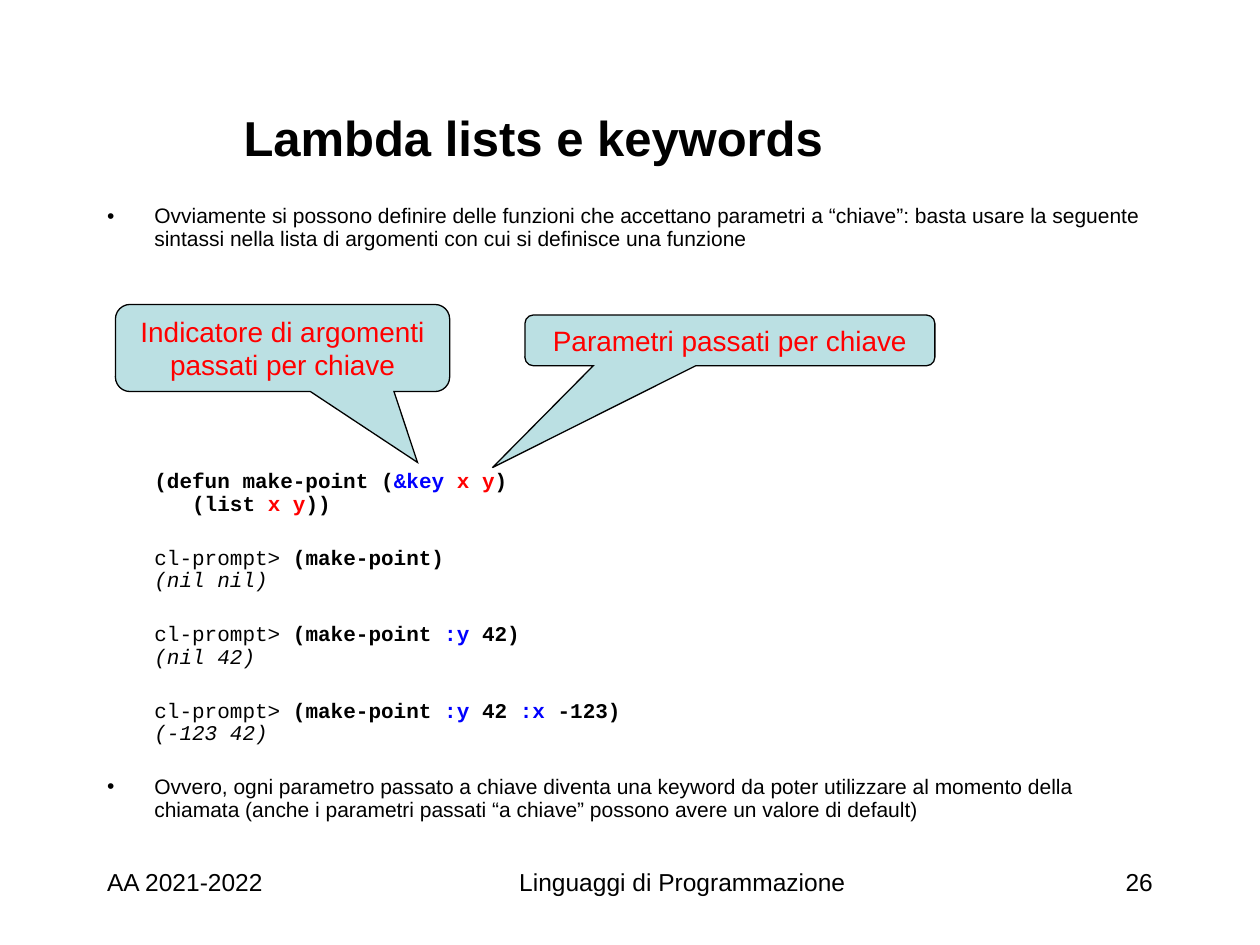
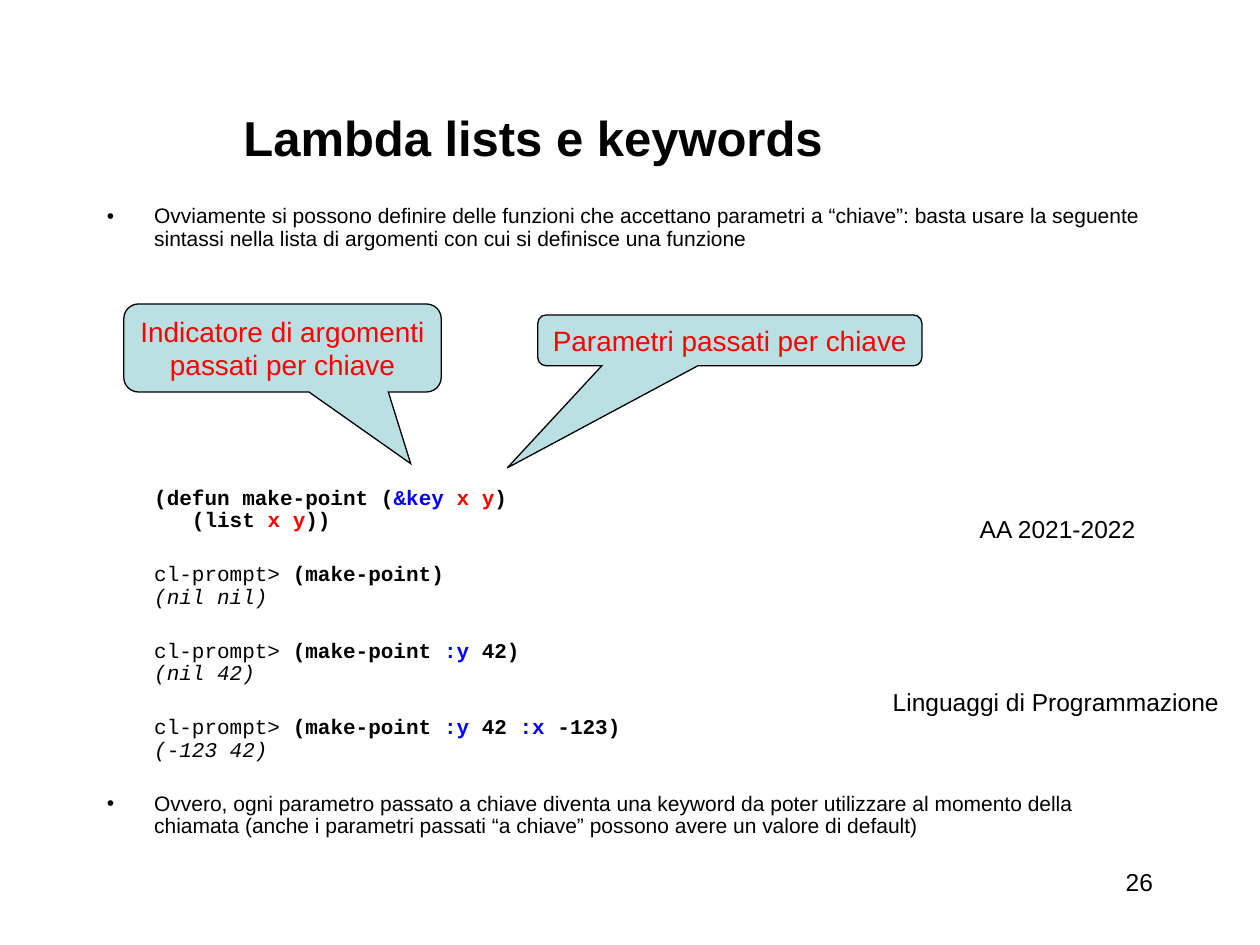
Before and after one commit to Ulerich/ProgrammiLP, a slide deck: slide 26 of SlideLP/LP 2021 4 Lisp e PF.ppsx. Drawn at 1260x945 pixels with LibreOffice and Linux fonts; fonts in the diff are those of the drawing; background and template pictures are left out. Boxes give left, top, right and bottom in pixels: in the first picture for what was removed or moved away, otherwise in the second. Text is boxed around its words. In the diff, an @@ line names an element or a change of style, - is before the commit and + after.

```diff
--- a/SlideLP/LP 2021 4 Lisp e PF.ppsx
+++ b/SlideLP/LP 2021 4 Lisp e PF.ppsx
@@ text "Ovviamente si possono definire delle ..." rewrapped from (x1=154, y1=207, x2=1138, y2=821) to (x1=154, y1=207, x2=1138, y2=838) @@
@@ rounded speech box "Indicatore di argomenti passati per ..." resized from (x1=116, y1=305, x2=450, y2=392) to (x1=123, y1=304, x2=441, y2=392) @@
@@ rounded speech box "Parametri passati per chiave" resized from (x1=525, y1=315, x2=935, y2=365) to (x1=538, y1=315, x2=922, y2=365) @@
@@ text "AA 2021-2022" moved from (x1=107, y1=874, x2=262, y2=892) to (x1=980, y1=521, x2=1135, y2=539) @@
@@ text "Linguaggi di Programmazione" moved from (x1=519, y1=873, x2=845, y2=896) to (x1=893, y1=693, x2=1219, y2=716) @@
```
Also in this commit, not shown: 10 other slides changed, 20 other files.
